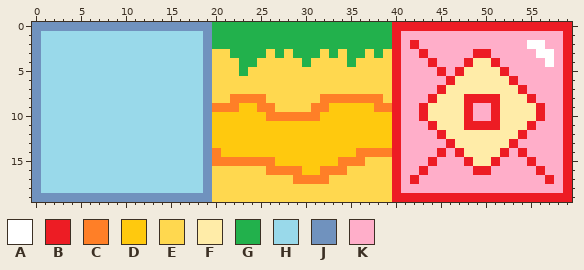
A pixel-art sprite gets an edit: include/demo/demotiles.png. Above: the version before the commit.
The file is 60x20 pixels.
Palette (. is transparent): A #ffffff  B #ed1c24  C #ff7f27  D #ffc90e  E #ffd84f  F #ffeca8  G #22b14c  H #99d9ea  J #7092be  K #ffaec9
The result:
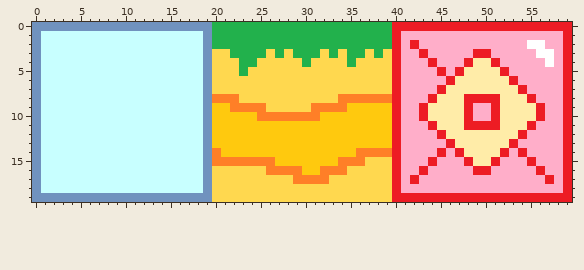
Log entry: Lighter sky, better wavy earth pattern
Changes in this commit:
@@ palette @@
-H #99d9ea
+H #c8ffff
@@ x 18..41 @@
  7 HJEEEEEEEEEEEEEEEEEEEEBK
- 8 HJEECCCCEEEEEECCCCCCCEBK
- 9 HJCCCDDCCEEEECCDDDDDCCBK
-10 HJDDDDDDCCCCCCDDDDDDDDBK
+ 8 HJCCCEEEEEEEEEEECCCCCCBK
+ 9 HJDDCCCCEEEEECCCCDDDDDBK
+10 HJDDDDDCCCCCCCDDDDDDDDBK
 11 HJDDDDDDDDDDDDDDDDDDDDBK
